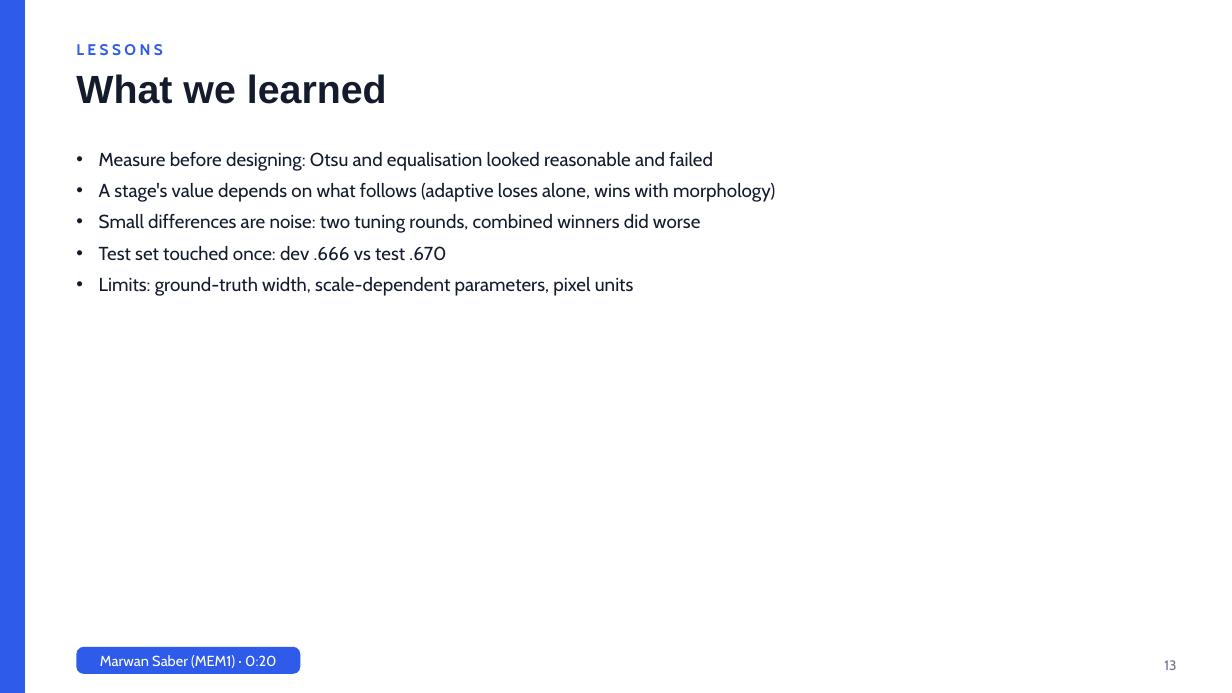
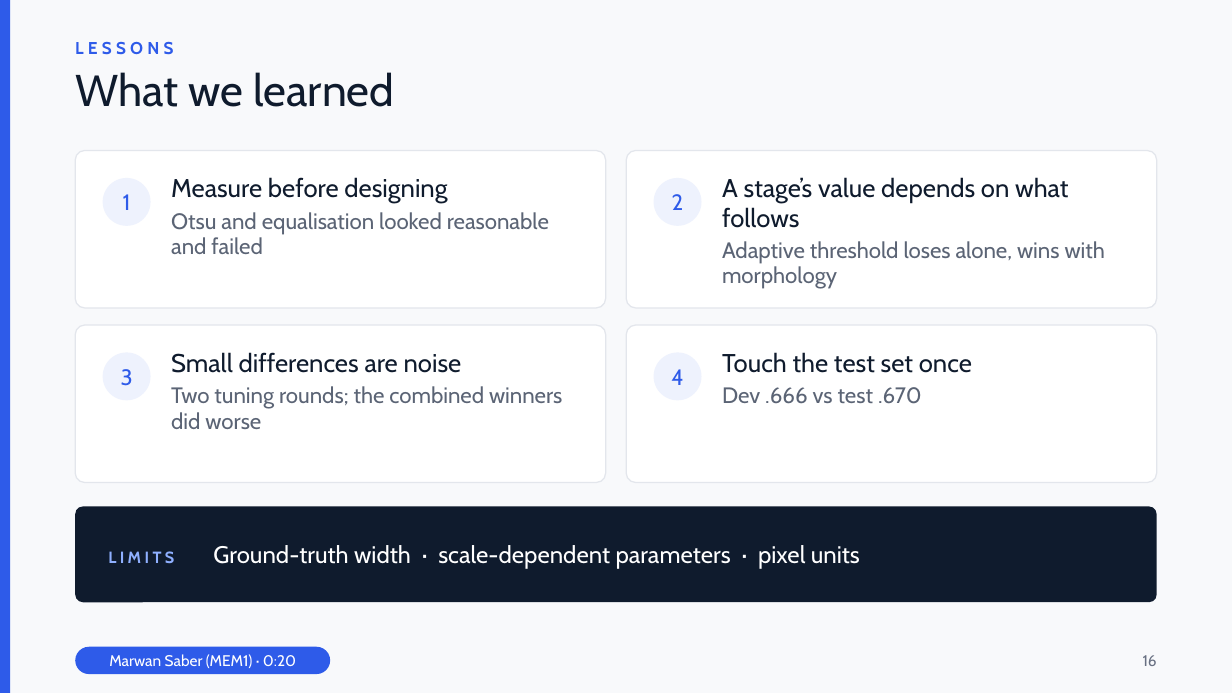
Before and after one commit to marwan19-saber/cse281-crack-segmentation, a slide deck: slide 16 of report/presentation.pptx (slide 13 before the commit). Drawn at 1232x693 pixels with LibreOffice and Linux fonts; fonts in the diff are those of the drawing. Boxes give left, top, right and bottom in pixels: in the first picture for what was removed or moved away, otherwise in the second. Text is boxed around its words. In the diff, an @@ line names an element or a change of style, - is before the commit and + after.

```diff
--- a/report/presentation.pptx
+++ b/report/presentation.pptx
@@ background #FFFFFF to #F8F9FB @@
@@ rectangle: place and size @@
-rectangle at bbox=[0, 0, 25, 692]
+rectangle at bbox=[0, 0, 10, 692]
@@ rectangle at bbox=[0, 0, 10, 692]: fill #2F5BEA to #2E5BE9; outline #2F5BEA 1 pt to none @@
@@ text "LESSONS" at bbox=[75, 42, 173, 55]: size 9 to 10 pt, text colour #2F5BEA to #2E5BE9, letter spacing 2 to 2.5 pt; vertical alignment middle to top @@
@@ title "What we learned" at bbox=[75, 72, 394, 107]: size 23 to 26 pt, font Arial to Cabin, text colour #131B2D to #0F1B2D, bold off @@
@@ rounded rectangle added at bbox=[75, 150, 606, 308], fill #FFFFFF, outline #E3E6EC 0.75 pt @@
@@ text removed at bbox=[99, 152, 775, 296] @@
-• Measure before designing: Otsu and equalisation looked reasonable and failed
-• A stage's value depends on what follows (adaptive loses alone, wins with morphology)
-• Small differences are noise: two tuning rounds, combined winners did worse
-• Test set touched once: dev .666 vs test .670
-• Limits: ground-truth width, scale-dependent parameters, pixel units
@@ ellipse added at bbox=[102, 177, 150, 225], fill #EEF2FD, 13 pt, text #2E5BE9 @@
+1
@@ text added at bbox=[171, 177, 549, 254], 13 pt, text #5B6475 @@
+Measure before designing
+Otsu and equalisation looked reasonable and failed
@@ rounded rectangle added at bbox=[626, 150, 1157, 308], fill #FFFFFF, outline #E3E6EC 0.75 pt @@
@@ ellipse added at bbox=[654, 177, 702, 225], fill #EEF2FD, 13 pt, text #2E5BE9 @@
+2
@@ text added at bbox=[722, 177, 1105, 289], 13 pt, text #5B6475 @@
+A stage’s value depends on what follows
+Adaptive threshold loses alone, wins with morphology
@@ rounded rectangle added at bbox=[75, 325, 606, 483], fill #FFFFFF, outline #E3E6EC 0.75 pt @@
@@ rounded rectangle added at bbox=[626, 325, 1157, 483], fill #FFFFFF, outline #E3E6EC 0.75 pt @@
@@ ellipse added at bbox=[102, 352, 150, 400], fill #EEF2FD, 13 pt, text #2E5BE9 @@
+3
@@ text added at bbox=[171, 352, 562, 429], 13 pt, text #5B6475 @@
+Small differences are noise
+Two tuning rounds; the combined winners did worse
@@ ellipse added at bbox=[654, 352, 702, 400], fill #EEF2FD, 13 pt, text #2E5BE9 @@
+4
@@ text added at bbox=[722, 352, 972, 404], 15 pt, text #0F1B2D @@
+Touch the test set once
+Dev .666 vs test .670
@@ rounded rectangle added at bbox=[75, 506, 1157, 602], fill #0F1B2D, 14 pt, text #FFFFFF @@
+LIMITS Ground-truth width · scale-dependent parameters · pixel units
@@ rounded rectangle "Marwan Saber (MEM1) · 0:20": place and size @@
-rounded rectangle "Marwan Saber (MEM1) · 0:20" at bbox=[76, 647, 301, 674]
+rounded rectangle "Marwan Saber (MEM1) · 0:20" at bbox=[75, 647, 330, 674]
@@ rounded rectangle "Marwan Saber (MEM1) · 0:20" at bbox=[75, 647, 330, 674]: size 8.5 to 9 pt; fill #2F5BEA to #2E5BE9; proportions changed @@
@@ page number added at bbox=[1143, 655, 1157, 666], 9 pt, text #687082 @@
+16
@@ page number removed at bbox=[1164, 660, 1176, 670] @@
-13
```
Also in this commit, not shown: 12 other slides changed, 4 slides added.
